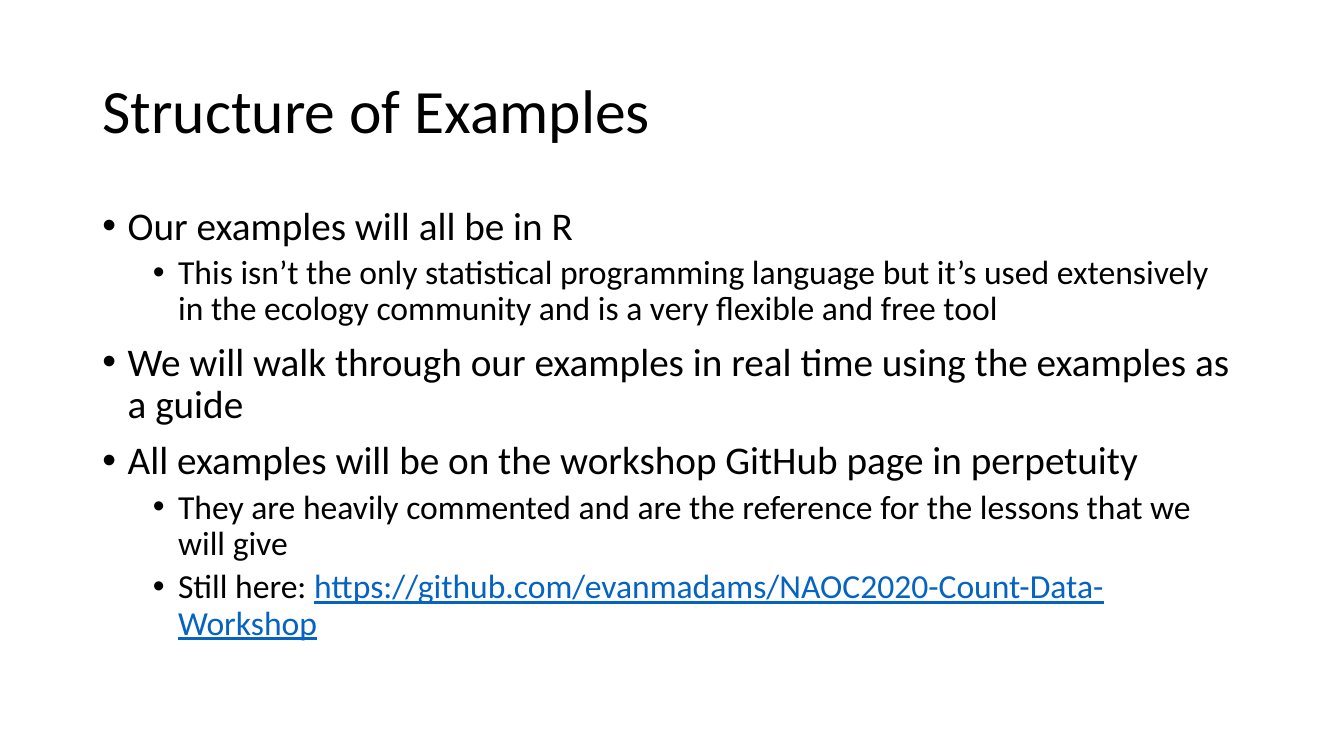
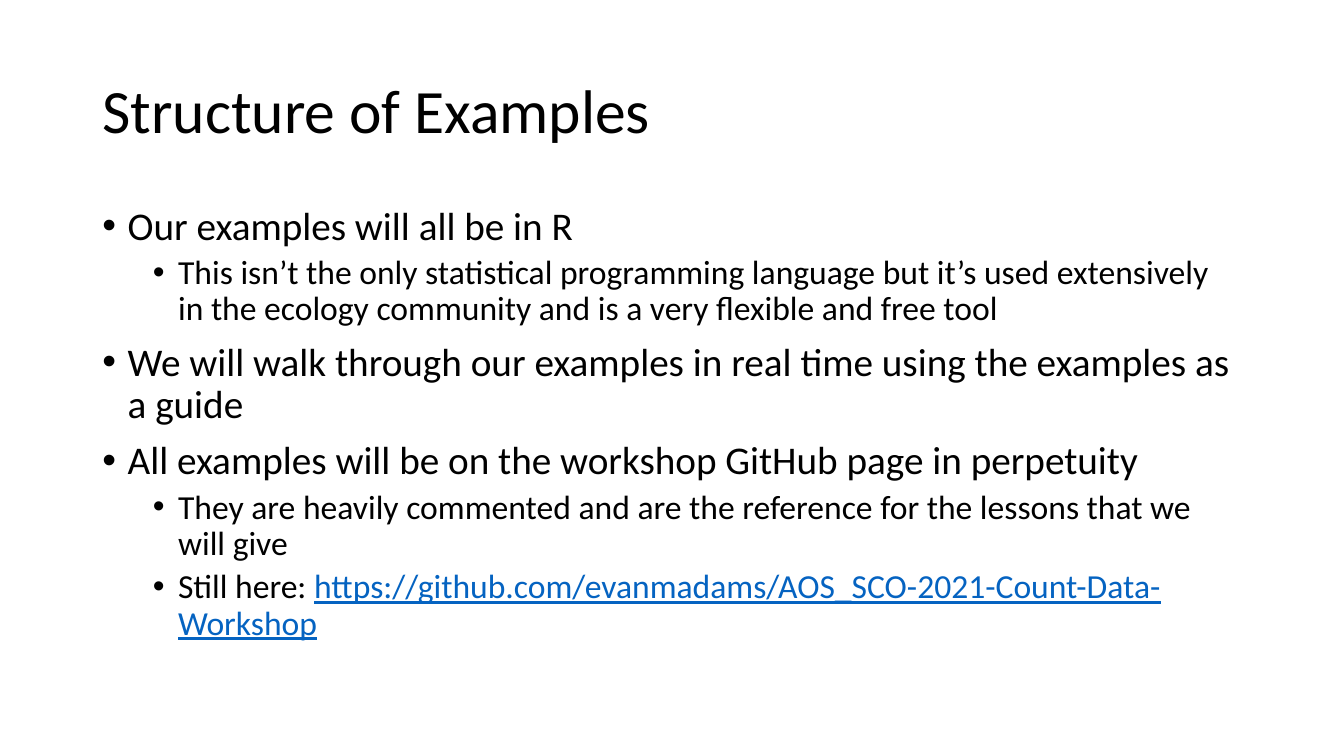
Before and after one commit to evanmadams/AOS_SCO-2021-Count-Data-Workshop, a slide deck: slide 5 of lessons/workshop_introduction.pptx. Drawn at 1344x756 pixels with LibreOffice and Linux fonts; fonts in the diff are those of the drawing. Boxes give left, top, right and bottom in pixels: in the first picture for what was removed or moved away, otherwise in the second. Text is boxed around its words. In the diff, an @@ line names an element or a change of style, - is before the commit and + after.

```diff
--- a/lessons/workshop_introduction.pptx
+++ b/lessons/workshop_introduction.pptx
@@ text at box(178, 574, 1160, 641): text changed @@
-  • Still here: https://github.com/evanmadams/NAOC2020-Count-Data-Workshop
+  • Still here: https://github.com/evanmadams/AOS_SCO-2021-Count-Data-Workshop
```
Also in this commit, not shown: 4 other slides changed, 1 slide added, 2 other files.
